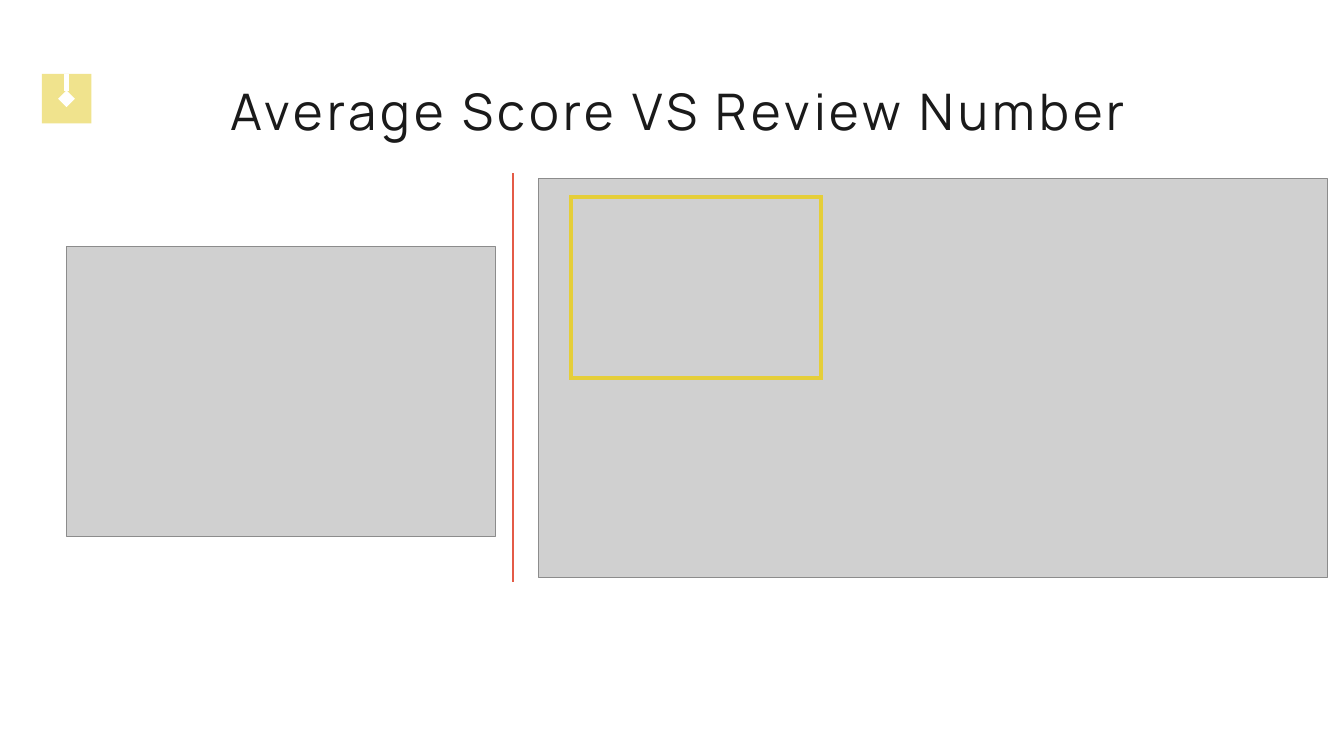
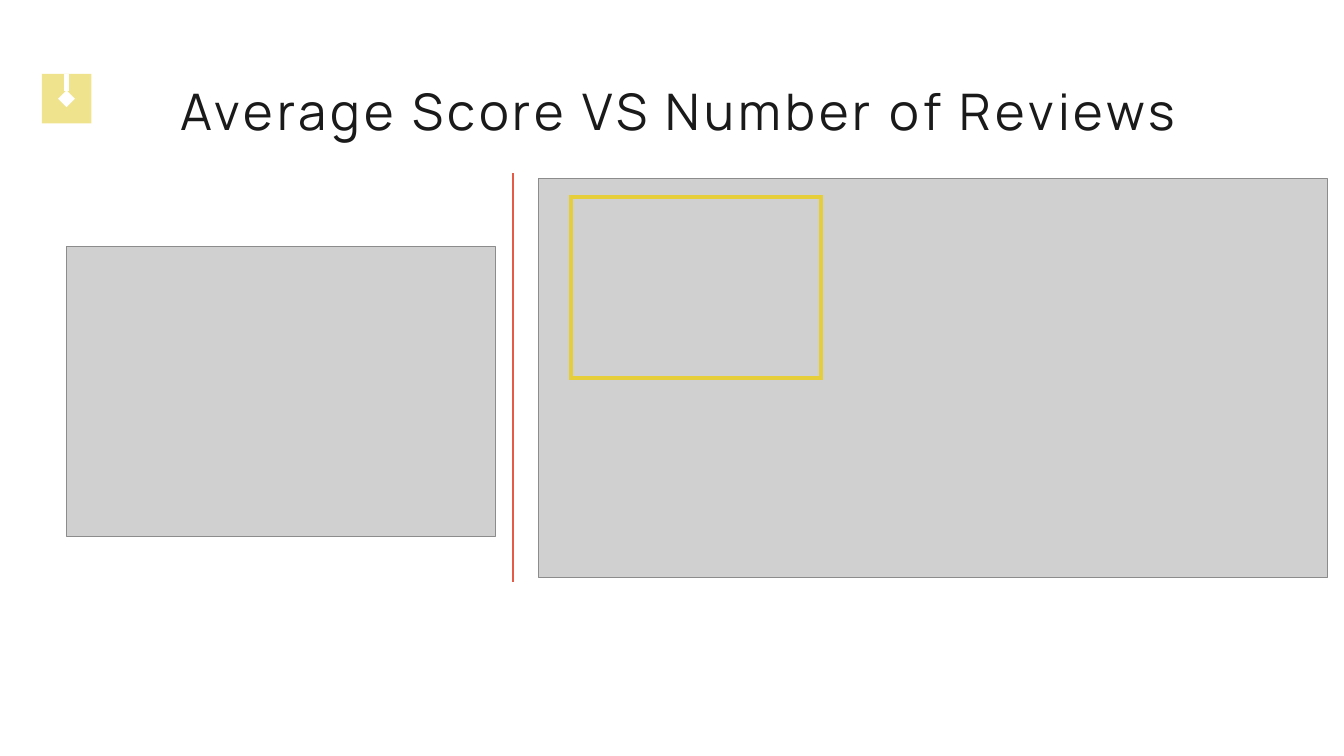
Before and after one commit to miazhx/metacritic, a slide deck: slide 13 of Metacritic Scrapy Project - Hanxiao(Mia) Zhang.pptx. Drawn at 1344x756 pixels with LibreOffice and Linux fonts; fonts in the diff are those of the drawing; grey boxes stand for pictures. Boxes give left, top, right and bottom in pixels: in the first picture for what was removed or moved away, otherwise in the second. Text is boxed around its words. In the diff, an @@ line names an element or a change of style, - is before the commit and + after.

```diff
--- a/Metacritic Scrapy Project - Hanxiao(Mia) Zhang.pptx
+++ b/Metacritic Scrapy Project - Hanxiao(Mia) Zhang.pptx
@@ text at [181, 93, 1175, 143]: text changed @@
-Average Score VS Review Number
+Average Score VS Number of Reviews
```
Also in this commit, not shown: 3 other slides changed, 2 other files.
